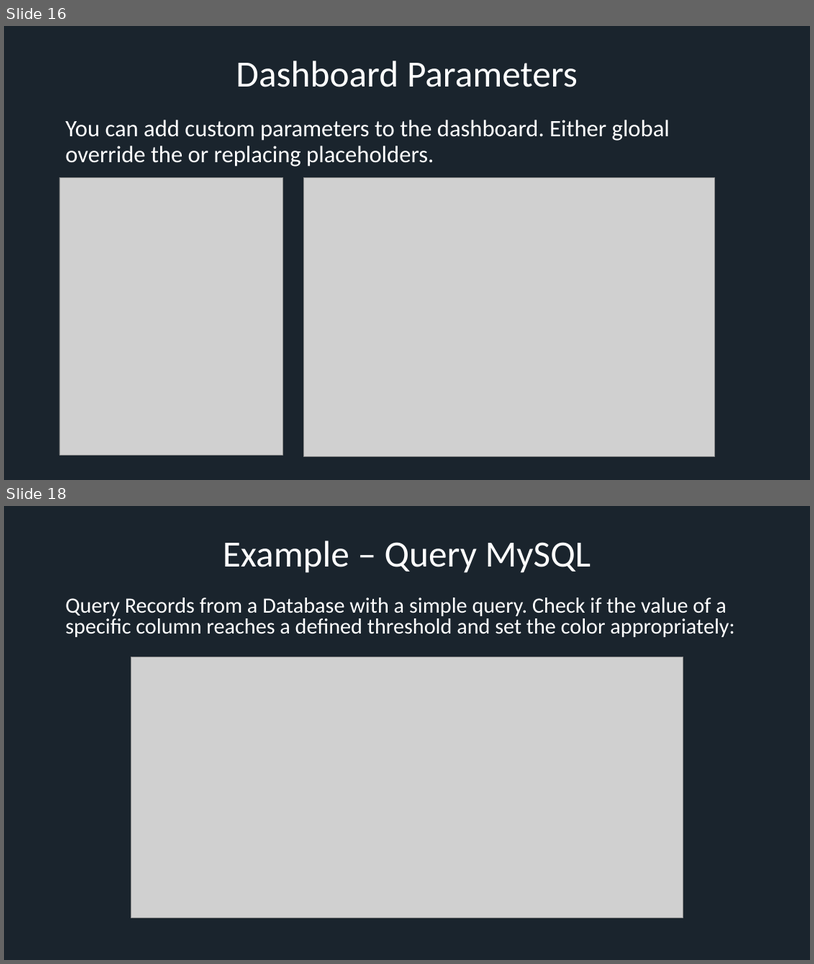
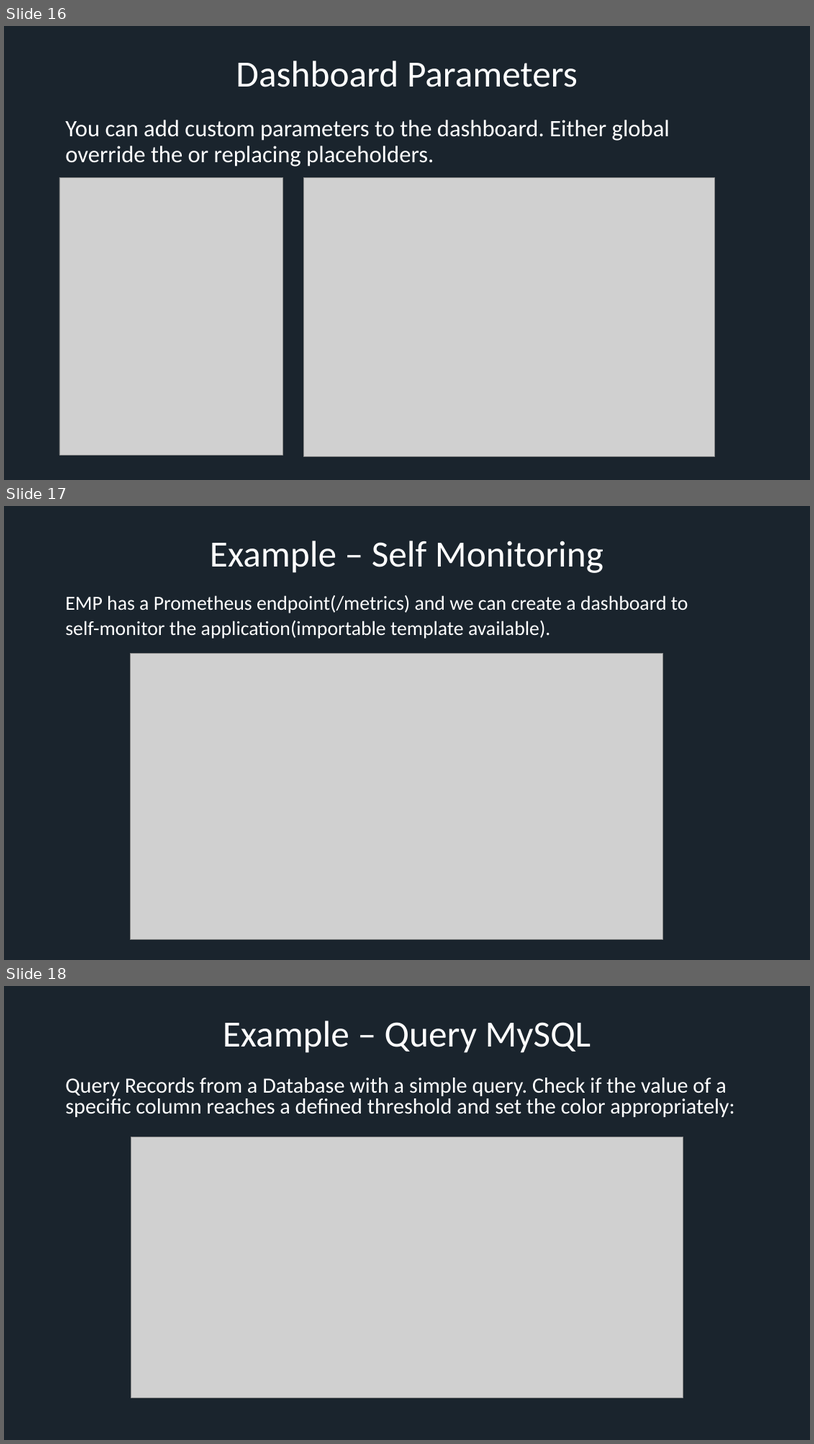
Before and after one commit to xresch/EngineeredMonitoringPlatform, a slide deck: EngineeredMonitoringPlatform/docs/EMP_PresentationSlides.pptx. Shown one above the other, each under a label of ours: slides 16 and 18 before the commit, slides 16, 17 and 18 after it; the slides between them are not shown. The pictures are 814x964 and 814x1444 pixels, drawn with LibreOffice and Linux fonts; fonts in the diff are those of the drawing; grey boxes stand for pictures. Boxes give left, top, right and bottom in pixels: in the first picture for what was removed or moved away, otherwise in the second. Text is boxed around its words. In the diff, an @@ line names an element or a change of style, - is before the commit and + after.

Commit message:
Added Slides, added screenshots and dashboard templates

```diff
--- a/EngineeredMonitoringPlatform/docs/EMP_PresentationSlides.pptx
+++ b/EngineeredMonitoringPlatform/docs/EMP_PresentationSlides.pptx
@@ slide 17 added at (x1=4, y1=506, x2=810, y2=960), background #1A242D @@
@@ title added at (x1=210, y1=541, x2=604, y2=573), 44 pt, text #FFFFFF @@
+Example – Self Monitoring
@@ text added at (x1=65, y1=595, x2=689, y2=638), 23.8 pt, text #FFFFFF @@
+EMP has a Prometheus endpoint(/metrics) and we can create a dashboard to
+self-monitor the application(importable template available).
@@ picture added at (x1=131, y1=653, x2=664, y2=939) @@
```
Also in this commit, not shown: 2 other slides added, 7 other files.
